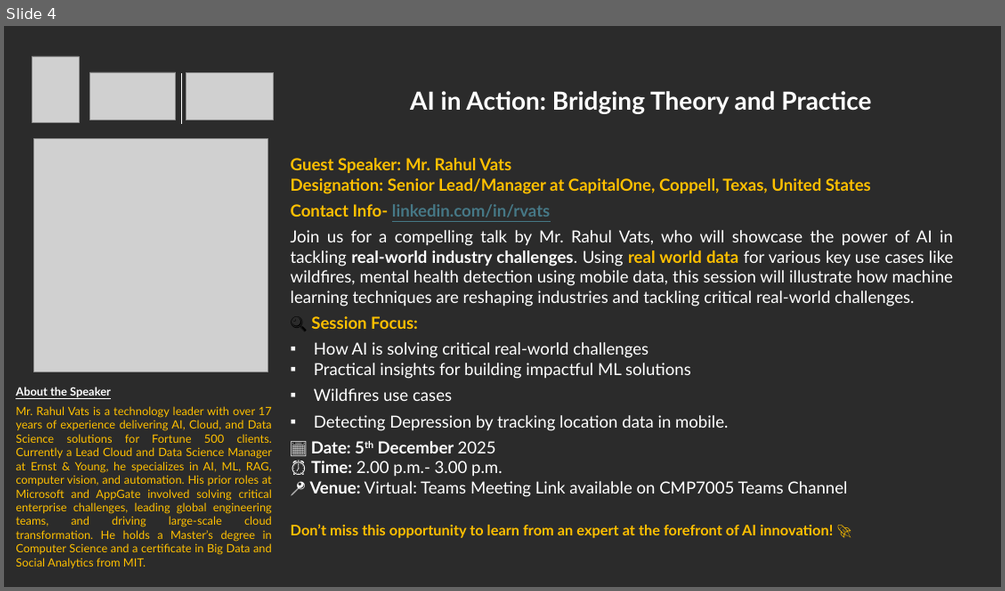
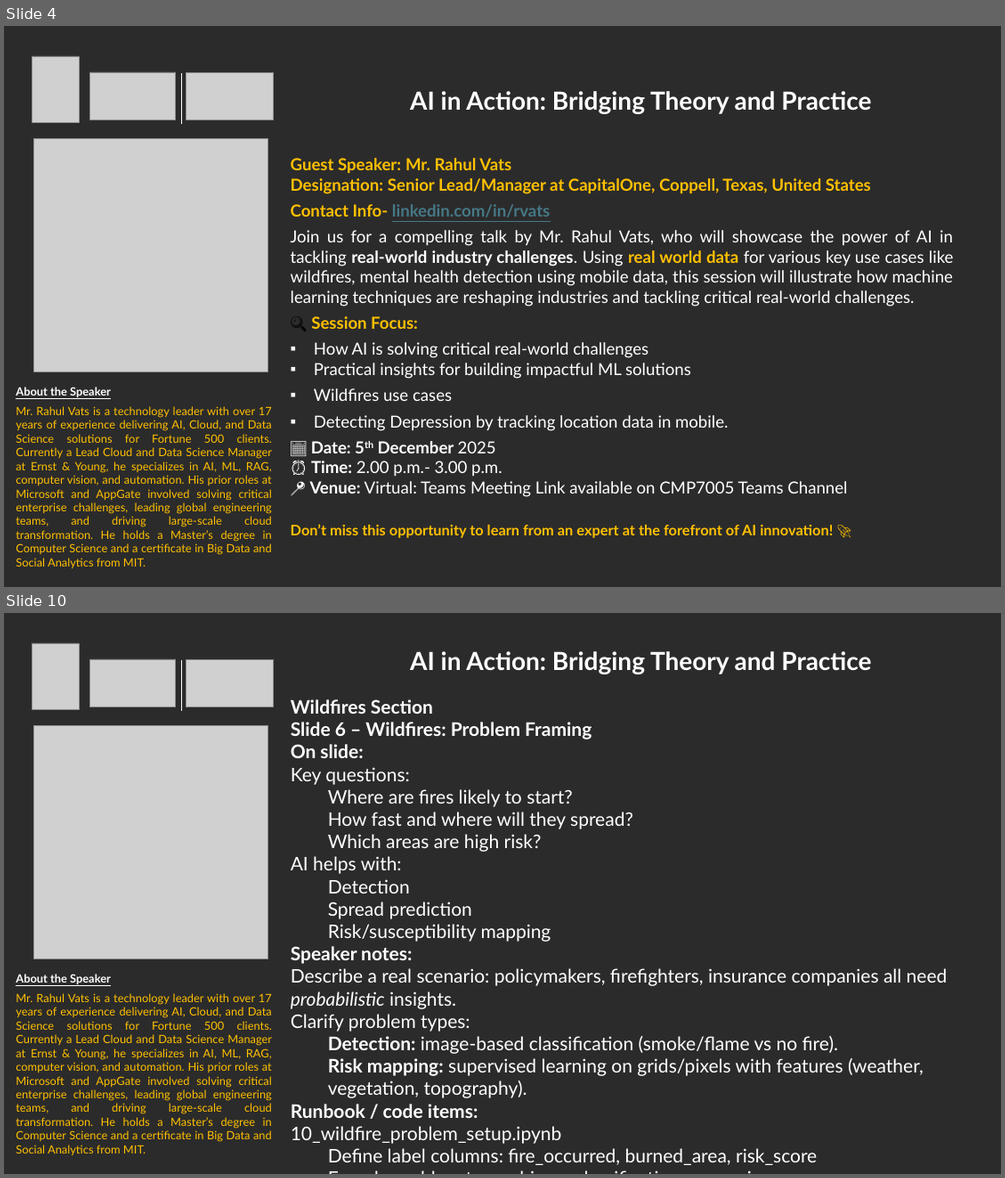
Before and after one commit to rvats/CardiffMetropolitanUniversity_Talk_By_RahulVats, a slide deck: AITalk_at_Cardiff_By_RahulVats.pptx. Shown one above the other, each under a label of ours: slide 4 before the commit, slides 4 and 10 after it; the slides between them are not shown. The pictures are 1005x591 and 1005x1178 pixels, drawn with LibreOffice and Linux fonts; fonts in the diff are those of the drawing; grey boxes stand for pictures; background and template pictures are left out; a plain dark background stands for a picture behind light text. Boxes give left, top, right and bottom in pixels: in the first picture for what was removed or moved away, otherwise in the second. Text is boxed around its words. In the diff, an @@ line names an element or a change of style, - is before the commit and + after.

```diff
--- a/AITalk_at_Cardiff_By_RahulVats.pptx
+++ b/AITalk_at_Cardiff_By_RahulVats.pptx
@@ slide 10 added at bbox=[4, 613, 1001, 1174], background picture (left out) @@
@@ picture added at bbox=[32, 643, 79, 709] @@
@@ picture added at bbox=[90, 659, 176, 706] @@
@@ line added from (181, 660) to (181, 711), #FFFFFF 0.25 pt @@
@@ picture added at bbox=[186, 659, 273, 706] @@
@@ text added at bbox=[410, 651, 871, 674], 24 pt, text #FFFFFF, bold @@
+AI in Action: Bridging Theory and Practice
@@ text added at bbox=[291, 699, 947, 1165], 18 pt, text #FFFFFF @@
+Wildfires Section
+Slide 6 – Wildfires: Problem Framing
+On slide:
+Key questions:
+  Where are fires likely to start?
+  How fast and where will they spread?
+  Which areas are high risk?
+AI helps with:
+  Detection
+  Spread prediction
+  Risk/susceptibility mapping
+Speaker notes:
+Describe a real scenario: policymakers, firefighters, insurance companies all need probabilistic insights.
+Clarify problem types:
+  Detection: image-based classification (smoke/flame vs no fire).
+  Risk mapping: supervised learning on grids/pixels with features (weather, vegetation, topography).
+Runbook / code items:
+10_wildfire_problem_setup.ipynb
+  Define label columns: fire_occurred, burned_area, risk_score
+  Encode problem types: binary classification, regression
@@ picture added at bbox=[33, 726, 267, 959] @@
@@ text added at bbox=[16, 973, 272, 1155], 11 pt, text #FFC000 @@
+About the Speaker
+Mr. Rahul Vats is a technology leader with over 17 years of experience delivering AI, Cloud, and Data Science solutions for Fortune 500 clients. Currently a Lead Cloud and Data Science Manager at Ernst & Young, he specializes in AI, ML, RAG, computer vision, and automation. His prior roles at Microsoft and AppGate involved solving critical enterprise challenges, leading global engineering teams, and driving large-scale cloud transformation. He holds a Master’s degree in Computer Science and a certificate in Big Data and Social Analytics from MIT.
```
Also in this commit, not shown: 17 other slides added.
